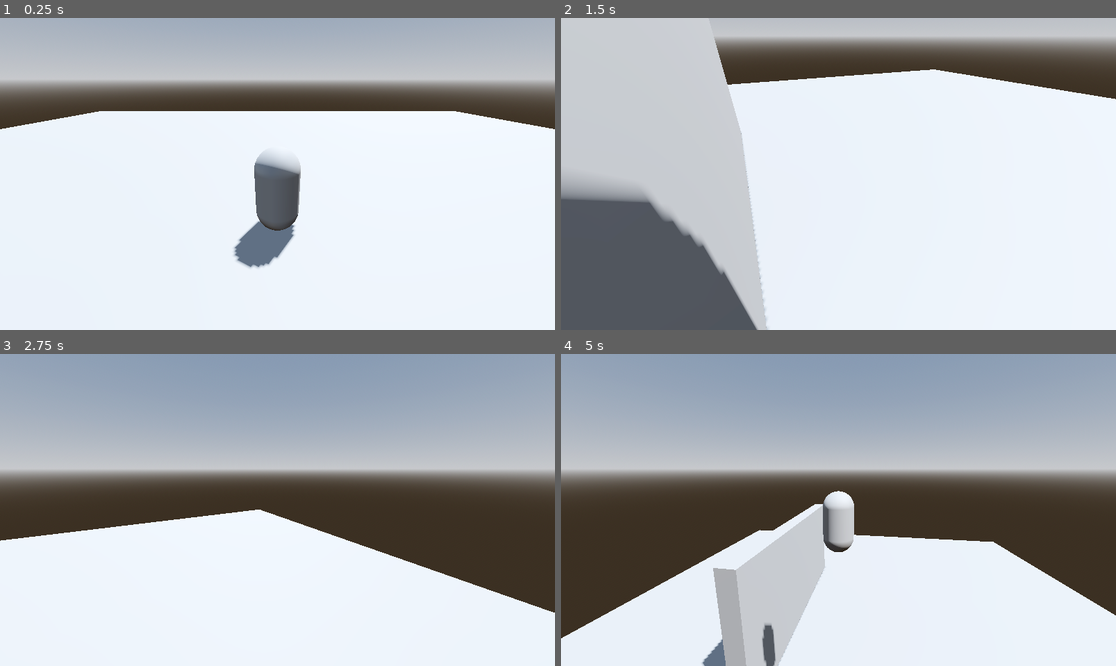
Above: before the commit, frames 1-4 (two rows, left to right).
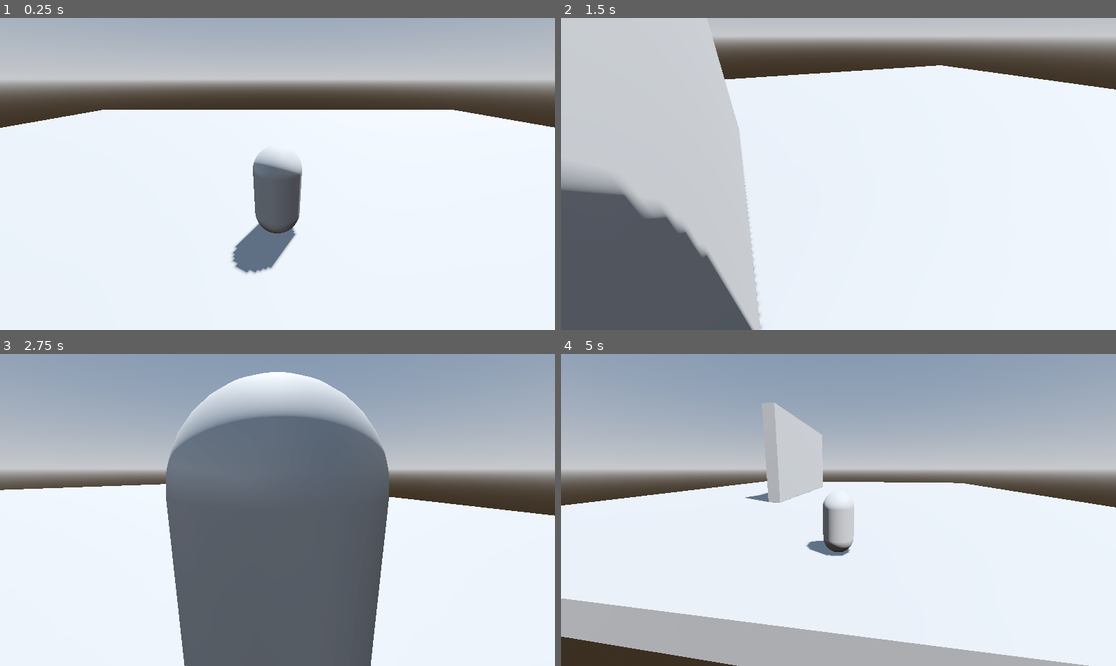
Above: after the commit, the same moments.

Repository: KiranDeshmukh1/Learning-Godot
Game: Godot game, scene res://Scenes/Levels/level_one.tscn
Same seed, same stepped clock (60 frames per second), same inputs: the game is played once before the commit and once after it.
Inputs (mouse positions are in pixels of both pictures, inside the frame that each line leads up to):
- Up to frame 1 (0.25 s): no input
- Up to frame 2 (1.5 s): tap Enter (ui_accept) at 0.5 s; move the mouse to (960, 158) at 0.52 s; hold D (right) 0.53-1.28 s; hold Shift (run, bound only after the commit) 0.53-1.28 s; tap Space (jump) at 0.77, 0.8, 1.07, 1.35 s; move the mouse to (727, 189) at 1.27 s; hold S (backward) from 1.28 s (still down)
- Up to frame 3 (2.75 s): tap Space (jump) at 1.52, 1.82, 2.3 s; tap Shift (run, bound only after the commit) at 1.55 s; move the mouse to (333, 441) at 2.02 s; release S (backward) at 2.03 s; hold D (right) from 2.03 s (still down); hold Shift (run, bound only after the commit) from 2.03 s (still down)
- Up to frame 4 (5 s): move the mouse to (810, 572) at 2.77 s; release D (right) at 2.78 s; release Shift (run, bound only after the commit) at 2.78 s; hold W (forward) 2.78-3.53 s; tap Shift (run, bound only after the commit) at 2.85, 4.35 s; tap Space (jump) at 3.02, 3.32, 3.6, 3.77, 4.07, 4.52, 4.82 s; move the mouse to (1005, 556) at 3.52 s; hold A (left) from 3.53 s (still down); move the mouse to (672, 463) at 4.27 s

The runs differ from the first frame. In frame 1, 1.0% of the frame differs, in the area x 0-100%, y 29-82%; in frame 2, 3.1%; in frame 3, 43%, in the area x 0-100%, y 5-100%; in frame 4, 37%.

Commit message:
jump and run added

Diff:
--- a/Scenes/Entitties/player.gd
+++ b/Scenes/Entitties/player.gd
@@ -1,13 +1,54 @@
 extends CharacterBody3D
 
 @export var base_speed: float = 5.0
+@export var run_speed: float = 5.0
+
+@export var jump_height: float
+@export var jump_time_to_peak: float
+@export var jump_time_to_descent: float
+
+
+@onready var jump_velocity: float = (2.0 * jump_height) / jump_time_to_peak
+@onready var jump_gravity: float = (2.0 * jump_height) / (jump_time_to_peak * jump_time_to_peak)
+@onready var fall_gravity: float = (2.0 * jump_height) / (jump_time_to_descent * jump_time_to_descent)
+
 
 var movement_input = Vector2.ZERO
 @onready var camera = $CameraController/Camera3D
 
-func _physics_process(_delta: float) -> void:
+func _physics_process(delta: float) -> void:
+	#velocity = Vector3(movement_input.x, 0, movement_input.y) * base_speed
+	move_logic(delta)
+	jump_logic(delta)
+	move_and_slide()
+
+func move_logic(delta: float):
 	movement_input = Input.get_vector("left", "right", "forward", "backward").rotated(-camera.global_rotation.y)
-	velocity = Vector3(movement_input.x, 0, movement_input.y) * base_speed
-	if Input.is_action_just_pressed("jump"):
-		velocity.y = 40
-	move_and_slide()
+	var vel_2d = Vector2(velocity.x, velocity.z)
+	var is_running: bool = Input.is_action_pressed("run")
+
+	if movement_input != Vector2.ZERO:
+		var speed = run_speed if is_running else base_speed
+		vel_2d += movement_input * speed * delta
+		vel_2d = vel_2d.limit_length(speed)
+		velocity.x = vel_2d.x
+		velocity.z = vel_2d.y
+	else:
+		vel_2d = vel_2d.move_toward(Vector2.ZERO, base_speed * 5.0 * delta)
+		velocity.x = vel_2d.x
+		velocity.z = vel_2d.y
+
+
+func jump_logic(delta: float) -> void:
+	if Input.is_action_just_pressed("jump") && is_on_floor():
+		jump()
+	var gravity = get_the_gravity()
+	velocity.y -= gravity * delta
+
+
+func get_the_gravity() -> float:
+	return jump_gravity if velocity.y > 0.0 else fall_gravity
+
+
+func jump():
+	velocity.y = jump_velocity
--- a/Scenes/Entitties/player.tscn
+++ b/Scenes/Entitties/player.tscn
@@ -8,7 +8,12 @@
 [sub_resource type="CapsuleShape3D" id="CapsuleShape3D_v8c5x"]
 
 [node name="Player" type="CharacterBody3D"]
+transform = Transform3D(1, 0, 0, 0, 1, 0, 0, 0, 1, -0.071804, -0.0225468, 0.198031)
 script = ExtResource("1_80rmq")
+run_speed = 10.0
+jump_height = 2.25
+jump_time_to_peak = 0.5
+jump_time_to_descent = 0.4
 
 [node name="MeshInstance3D" type="MeshInstance3D" parent="."]
 transform = Transform3D(1, 0, 0, 0, 1, 0, 0, 0, 1, 0, 1, 0)
--- a/project.godot
+++ b/project.godot
@@ -42,3 +42,8 @@
 "events": [Object(InputEventKey,"resource_local_to_scene":false,"resource_name":"","device":-1,"window_id":0,"alt_press …(191 unchanged characters)…
 ]
 }
+run={
+"deadzone": 0.5,
+"events": [Object(InputEventKey,"resource_local_to_scene":false,"resource_name":"","device":-1,"window_id":0,"alt_pressed":false,"shift_pressed":false,"ctrl_pressed":false,"meta_pressed":false,"pressed":false,"keycode":0,"physical_keycode":4194325,"key_label":0,"unicode":0,"location":0,"echo":false,"script":null)
+]
+}
